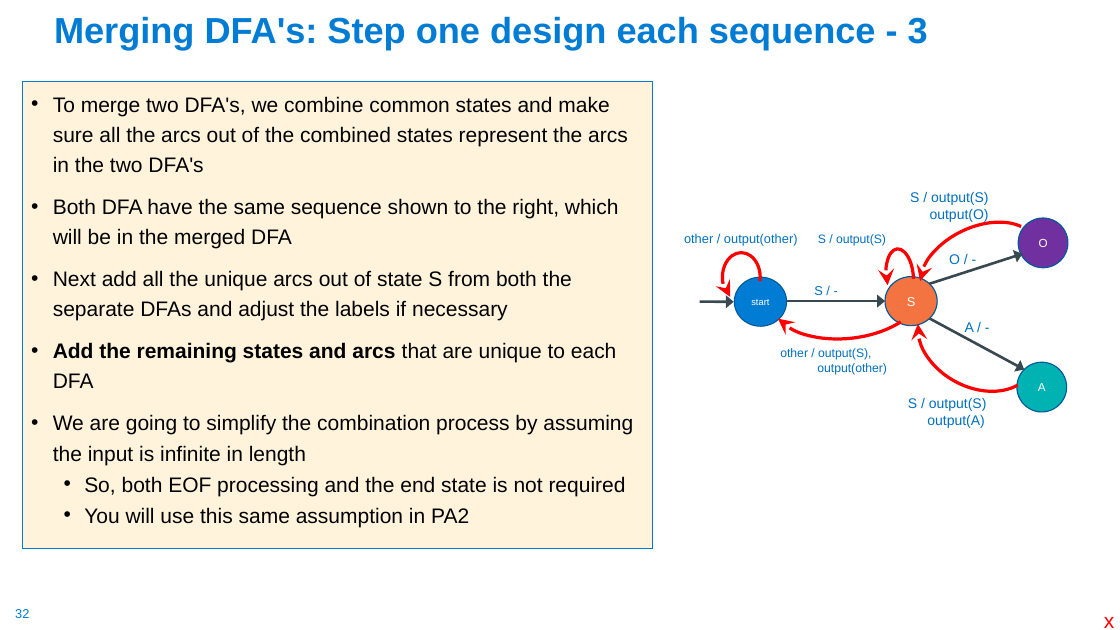
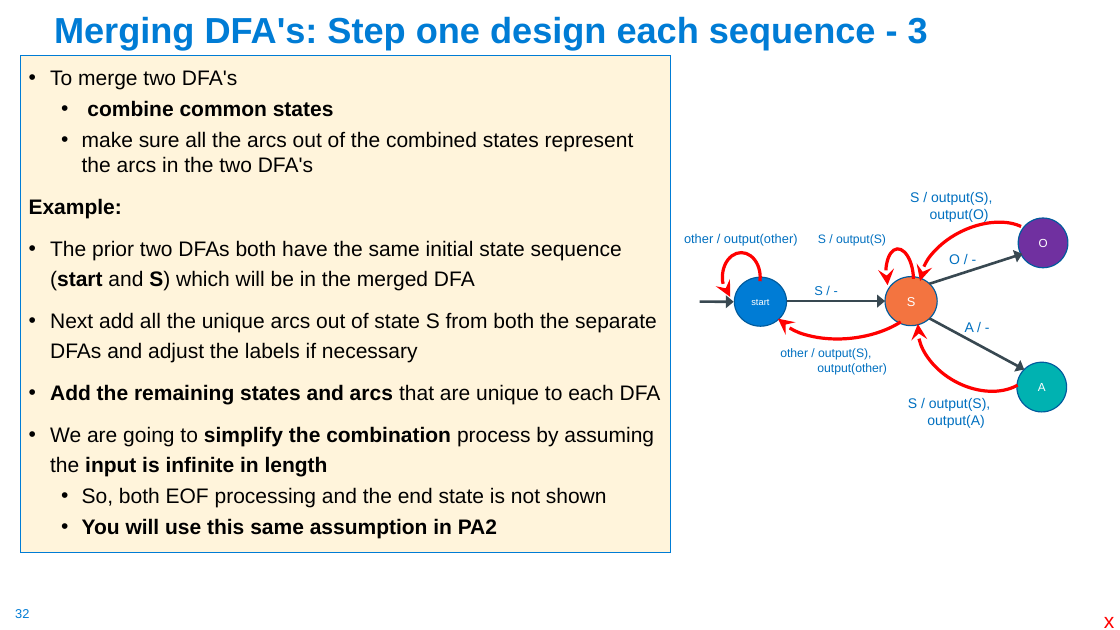
Before and after one commit to cse30-sp24/Muller-Slides, a slide deck: slide 32 of 01-C-Part1.pptx. Drawn at 1120x630 pixels with LibreOffice and Linux fonts; fonts in the diff are those of the drawing. Boxes give left, top, right and bottom in pixels: in the first picture for what was removed or moved away, otherwise in the second. Text is boxed around its words. In the diff, an @@ line names an element or a change of style, - is before the commit and + after.

```diff
--- a/01-C-Part1.pptx
+++ b/01-C-Part1.pptx
@@ text "To merge two DFA's": place and size @@
-text "To merge two DFA's" at [23, 82, 652, 548]
+text "To merge two DFA's" at [20, 55, 670, 553]
@@ text at [29, 70, 634, 291]: text changed @@
-• To merge two DFA's, we combine common states and make sure all the arcs out of the combined states represent the arcs in the two DFA's
-• Both DFA have the same sequence shown to the right, which will be in the merged DFA
+• To merge two DFA's
+  • combine common states
+  • make sure all the arcs out of the combined states represent the arcs in the two DFA's
+Example:
+• The prior two DFAs both have the same initial state sequence (start and S) which will be in the merged DFA
@@ text at [910, 192, 992, 205]: text changed @@
-S / output(S)
+S / output(S),
@@ text at [908, 398, 990, 411]: text changed @@
-S / output(S)
+S / output(S),
@@ text at [50, 426, 654, 539]: bold on in "simplify the combination input is infinite in ...", "You will use this same assumption in ..." @@
@@ text at [82, 487, 607, 508]: text changed @@
-  • So, both EOF processing and the end state is not required
+  • So, both EOF processing and the end state is not shown
```
Also in this commit, not shown: 18 other slides changed, 1 other file.
